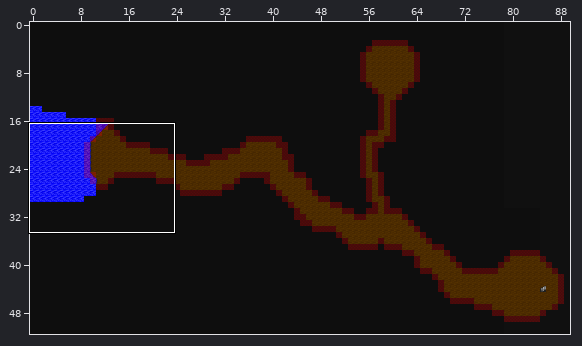
Two versions of a level (Tiled map, maps/tunnela.tmx). Above, an overview of the earlier version with the close-up marked.
Close-up. The starting point:
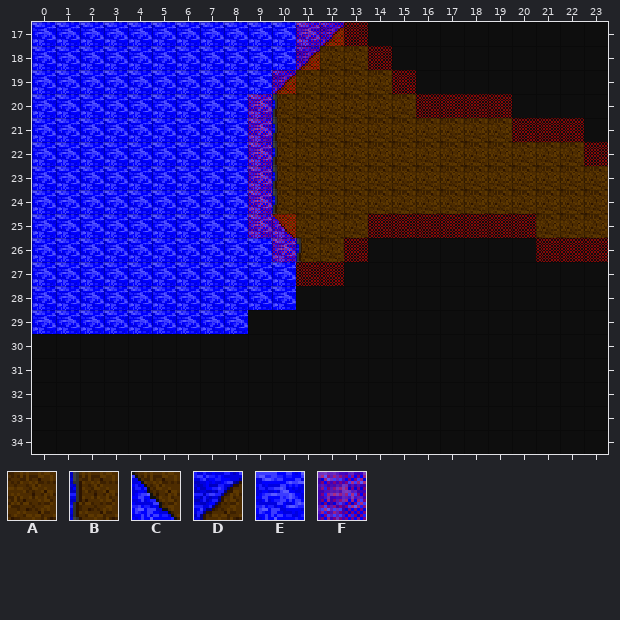
Cells are 16x16 px. Shown: x 0..23, y 17..34. The commit also changed other parts of the map, which this record leaves out.
Key: from "cave": A 25, B 480, C 484, D 485, E 491; from "obstacles": F 0.
_ is an empty cell.
Layers that did not change in this view are not listed.
Layer "map" before, first column x 0:
17 EEEEEEEEEEEED___________
18 EEEEEEEEEEEDAA__________
19 EEEEEEEEEEDAAAA_________
20 EEEEEEEEEEBAAAAA________
21 EEEEEEEEEEBAAAAAAAAA____
22 EEEEEEEEEEBAAAAAAAAAAAA_
23 EEEEEEEEEEBAAAAAAAAAAAAA
24 EEEEEEEEEEBAAAAAAAAAAAAA
25 EEEEEEEEEECAAA_______AAA
26 EEEEEEEEEEEBA___________
27 EEEEEEEEEEE_____________
28 EEEEEEEEEEE_____________
29 EEEEEEEEE_______________
30 ________________________
31 ________________________
32 ________________________
33 ________________________
34 ________________________
Layer "obstacles" before, first column x 0:
17 ___________FFF__________
18 ___________F__F_________
19 __________F____F________
20 _________F______FFFF____
21 _________F__________FFF_
22 _________F_____________F
23 _________F______________
24 _________F______________
25 _________FF___FFFFFFF___
26 __________F__F_______FFF
27 ___________FF___________
28 ________________________
29 ________________________
30 ________________________
31 ________________________
32 ________________________
33 ________________________
34 ________________________
Once edited:
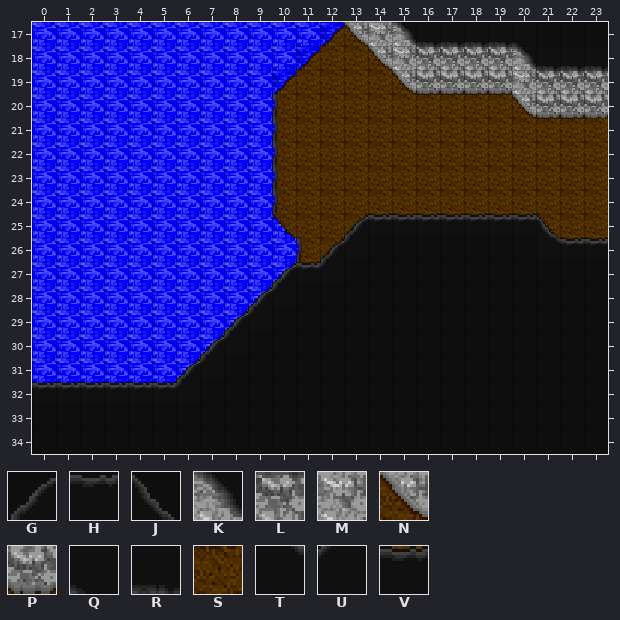
Further tiles: from "cave": G 1, H 2, J 3, K 7, L 8, M 10, N 13, P 14, Q 20, R 21, S 26, T 38, U 39, V 58.
See-through tiles are keyed as they look on the map.
The edit:
Changed rows in their new state; . is an unchanged cell.
Layer "map":
first column x 13:
17 NMKRRRRQ...
18 .NMLLLLKRRR
19 ..NPPPPMLLL
20 ...SSSSNPPP
21 .......ASSA
22 ..........A
first column x 0:
28 .........._
30 EEEEEEEE...
31 EEEEEEE....
32 EEEEEE.....
Layer "fmap":
first column x 0:
25 .............GVVVVVVVJ..
26 ............GU.......TVV
27 ..........GVU...........
28 .........GU.............
29 ........GU..............
30 .......GU...............
31 ......GU................
32 HHHHHHU.................
Layer "obstacles" (now hidden):
first column x 9:
17 ..___..........
18 .._.._.........
19 ._...._........
20 _......____....
21 _..........___.
22 _............._
23 _..............
24 _..............
25 __..._______...
26 ._.._.......___
27 ..__...........
